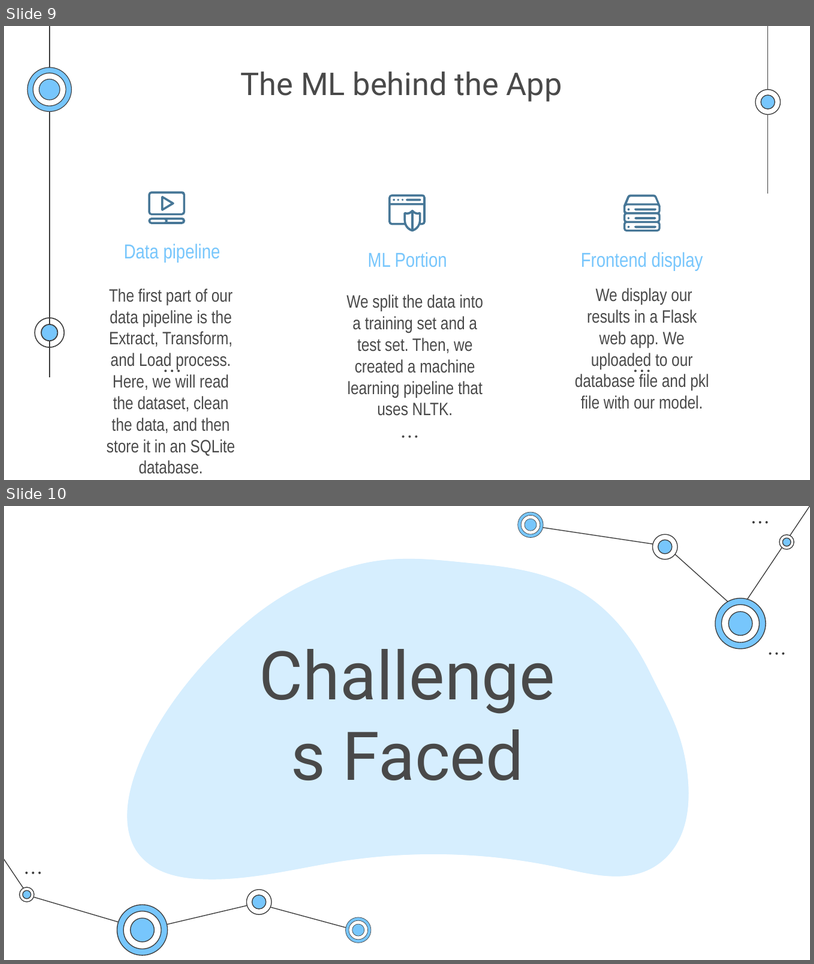
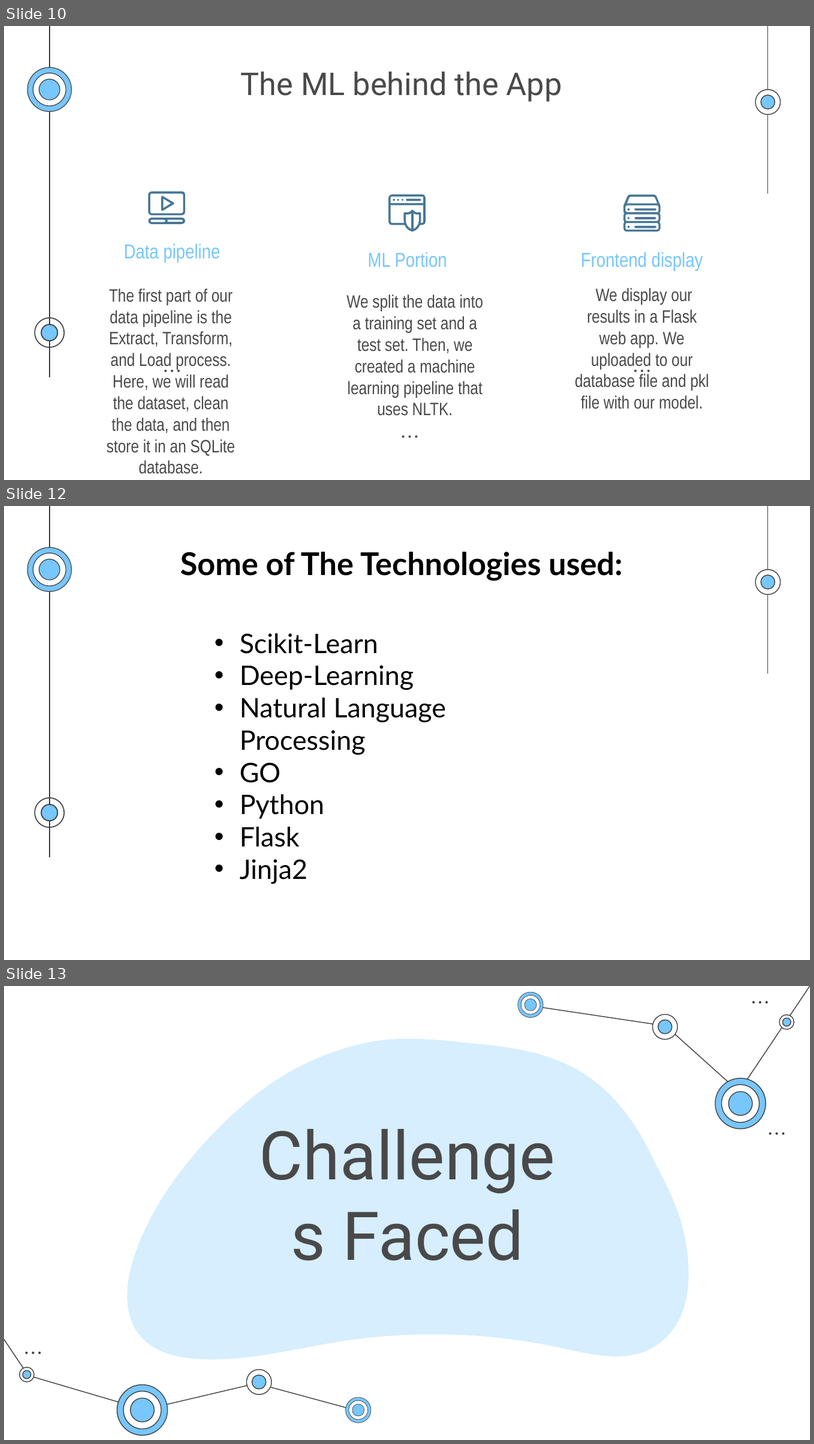
Before and after one commit to harshgeek4coder/Emergency-Ally, a slide deck: Emergency_Ally_Team_Myth_Busters.pptx. Shown one above the other, each under a label of ours: slides 9 and 10 before the commit, slides 10, 12 and 13 after it; the slides between them are not shown. The pictures are 814x964 and 814x1444 pixels, drawn with LibreOffice and Linux fonts; fonts in the diff are those of the drawing. Boxes give left, top, right and bottom in pixels: in the first picture for what was removed or moved away, otherwise in the second. Text is boxed around its words. In the diff, an @@ line names an element or a change of style, - is before the commit and + after.

```diff
--- a/Emergency_Ally_Team_Myth_Busters.pptx
+++ b/Emergency_Ally_Team_Myth_Busters.pptx
@@ slide 12 added at [4,506,810,960], background #FFFFFF; not listed: 15 template elements that a slide beside it also shows @@
@@ title added at [180,552,623,581], 28 pt, text #000000, bold @@
+Some of The Technologies used:
@@ text added at [240,633,446,883], 24 pt, text #000000 @@
+• Scikit-Learn
+• Deep-Learning
+• Natural Language Processing
+• GO
+• Python
+• Flask
+• Jinja2
@@ what was slide 9 is now slide 10 @@
@@ what was slide 10 is now slide 13 @@
```
Also in this commit, not shown: 2 other slides added.
